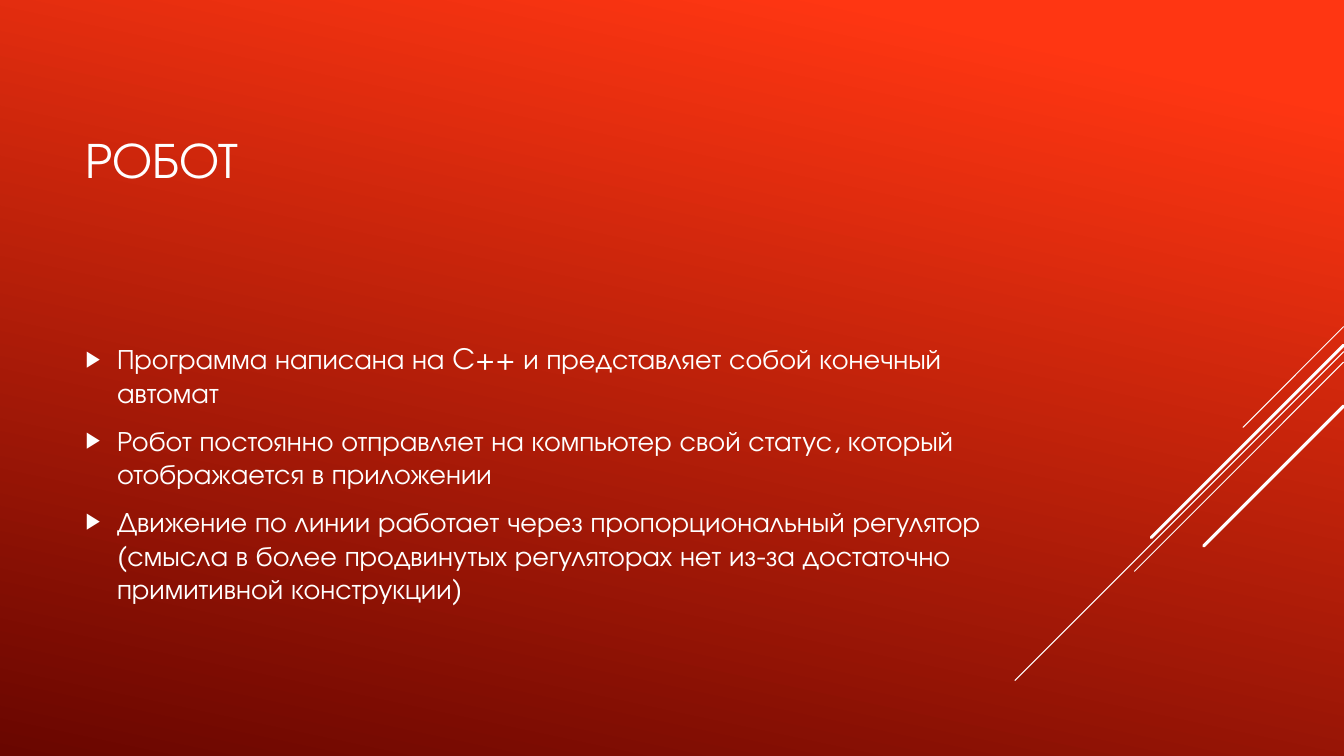
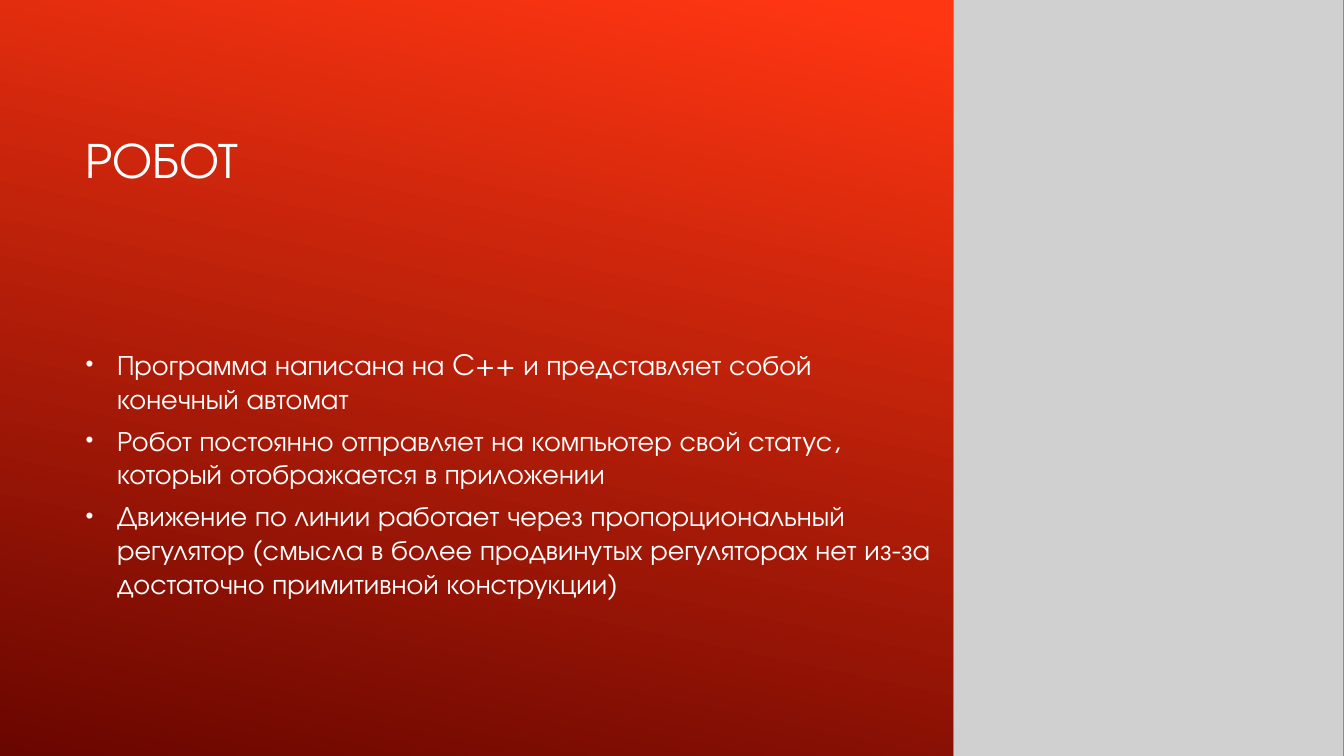
Before and after one commit to TransoChel/ProjectRobotLogistic, a slide deck: slide 5 of Проект «Робот-логист».pptx. Drawn at 1344x756 pixels with LibreOffice and Linux fonts; fonts in the diff are those of the drawing; grey boxes stand for pictures. Boxes give left, top, right and bottom in pixels: in the first picture for what was removed or moved away, otherwise in the second. Text is boxed around its words. In the diff, an @@ line names an element or a change of style, - is before the commit and + after.

```diff
--- a/Проект «Робот-логист».pptx
+++ b/Проект «Робот-логист».pptx
@@ picture added at [955, 0, 1344, 756] @@
@@ text "Программа написана на C++ и ..." at [117, 354, 930, 599]: bullet ▶ to •; less space between paragraphs @@
```
Also in this commit, not shown: 9 other slides changed, 5 slides added.
